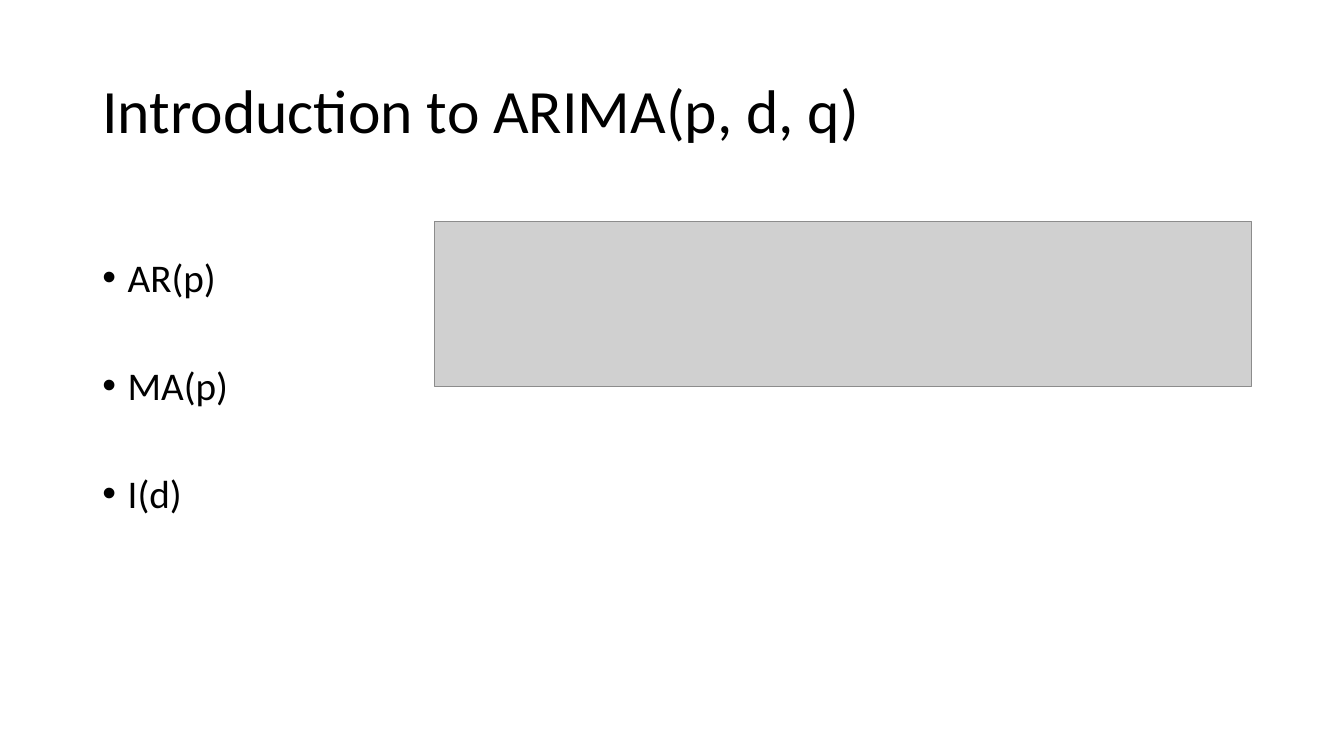
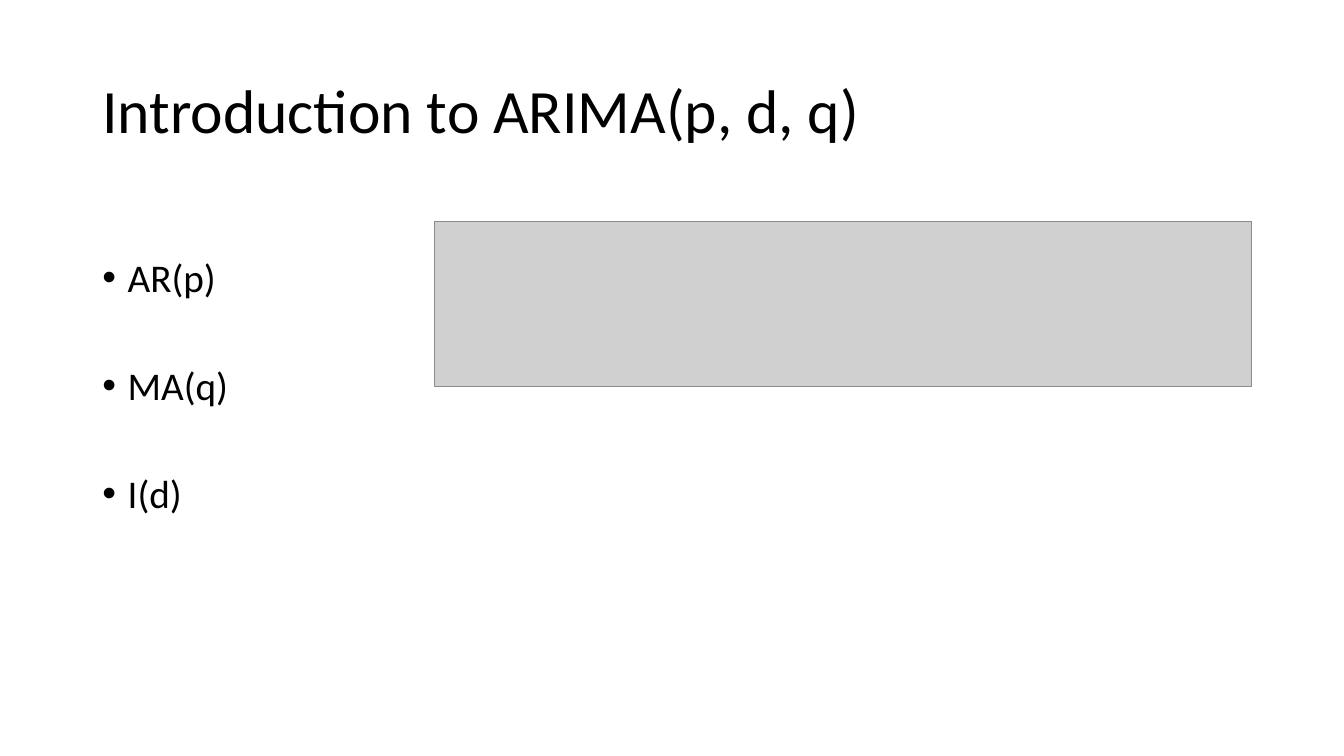
Before and after one commit to BirkDissing/Gemma_group, a slide deck: slide 4 of PUK/Meetings/21-12 Simulation done and ARIMA introduction.pptx. Drawn at 1344x756 pixels with LibreOffice and Linux fonts; fonts in the diff are those of the drawing; grey boxes stand for pictures. Boxes give left, top, right and bottom in pixels: in the first picture for what was removed or moved away, otherwise in the second. Text is boxed around its words. In the diff, an @@ line names an element or a change of style, - is before the commit and + after.

```diff
--- a/PUK/Meetings/21-12 Simulation done and ARIMA introduction.pptx
+++ b/PUK/Meetings/21-12 Simulation done and ARIMA introduction.pptx
@@ text at box(128, 371, 228, 407): text changed @@
-• MA(p)
+• MA(q)
```
Also in this commit, not shown: 1 slide added, 7 other files.
